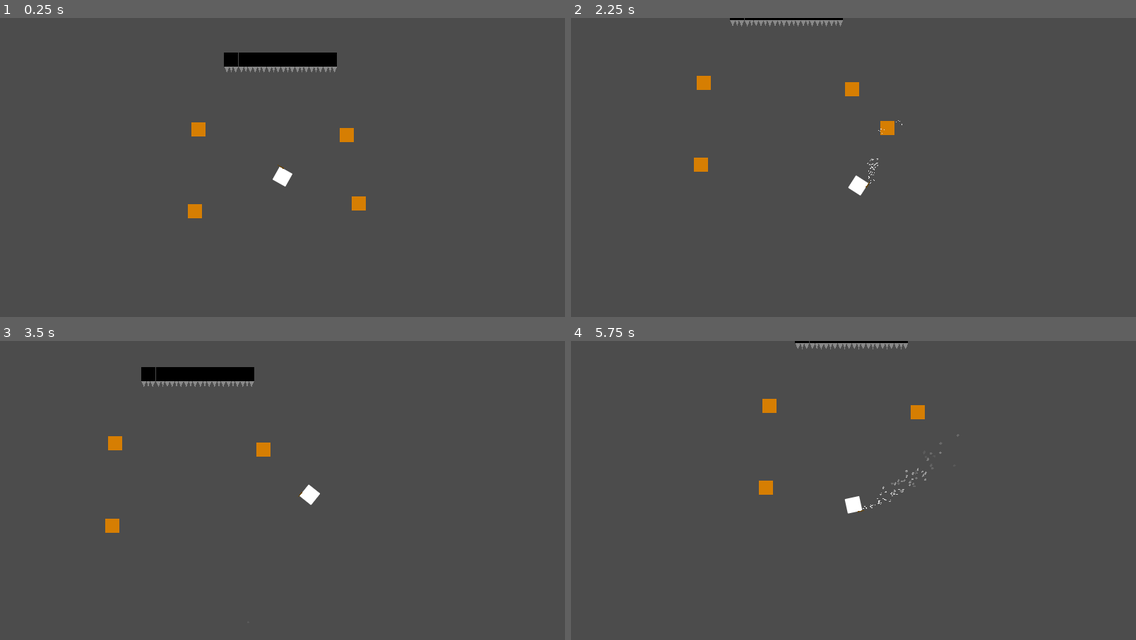
Above: before the commit, frames 1-4 (two rows, left to right).
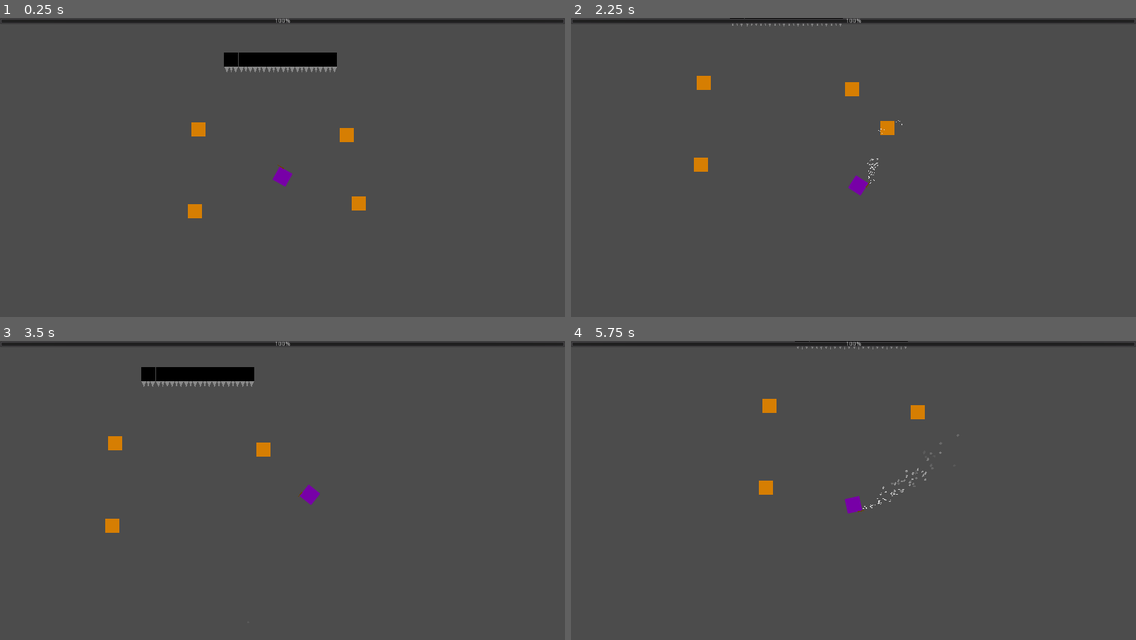
Above: after the commit, the same moments.

Repository: thx4nothing/LD51
Game: Godot game, scene res://Game.tscn
Two runs of this game, one before a commit and one after it. Both use one fixed random seed, a clock stepped at 60 frames per second and the inputs below.
Inputs (mouse positions are in pixels of both pictures, inside the frame that each line leads up to):
- Up to frame 1 (0.25 s): no input
- Up to frame 2 (2.25 s): tap Enter at 0.5 s; move the mouse to (977, 161) at 0.52 s; press the mouse at (977, 161) at 0.53 s; hold D (move_right) 0.53-1.28 s; move the mouse to (740, 191) at 1.27 s; release the mouse at (740, 191) at 1.28 s; hold S (move_down) 1.28-2.03 s; click (740, 191) at 1.35 s; move the mouse to (910, 107) at 2.02 s; press the mouse at (910, 107) at 2.03 s; hold D (move_right) from 2.03 s (still down)
- Up to frame 3 (3.5 s): move the mouse to (254, 562) at 2.77 s; release D (move_right) at 2.78 s; release the mouse at (254, 562) at 2.78 s; hold W (move_up) from 2.78 s (still down); click (254, 562) at 2.85 s
- Up to frame 4 (5.75 s): move the mouse to (1023, 547) at 3.52 s; release W (move_up) at 3.53 s; press the mouse at (1023, 547) at 3.53 s; hold A (move_left) 3.53-5.03 s; move the mouse to (684, 451) at 4.27 s; release the mouse at (684, 451) at 4.28 s; click (684, 451) at 4.35 s; move the mouse to (881, 499) at 5.02 s; press the mouse at (881, 499) at 5.03 s; hold S (move_down) from 5.03 s (still down)

The runs differ from the first frame. In frame 1, 1.3% of the frame differs, in the area x 0-100%, y 0-57%; in frame 2, 1.4%; in frame 3, 1.3%; in frame 4, 1.4%, in the area x 0-100%, y 0-58%.

Commit message:
player health ui and player death

Diff:
--- a/Game.tscn
+++ b/Game.tscn
@@ -1,15 +1,20 @@
-[gd_scene load_steps=7 format=2]
+[gd_scene load_steps=10 format=2]
 
-[ext_resource path="res://characters/player_camera.gd" type="Script" id=1]
-[ext_resource path="res://characters/Player.tscn" type="PackedScene" id=2]
+[ext_resource path="res://characters/player/camera.gd" type="Script" id=1]
+[ext_resource path="res://characters/player/Player.tscn" type="PackedScene" id=2]
 [ext_resource path="res://objects/Crate.tscn" type="PackedScene" id=3]
 [ext_resource path="res://world.gd" type="Script" id=4]
 [ext_resource path="res://objects/SpikeWall.tscn" type="PackedScene" id=5]
+[ext_resource path="res://ui/player_health.gd" type="Script" id=6]
+[ext_resource path="res://characters/player/health.tres" type="Resource" id=7]
 
 [sub_resource type="NavigationPolygon" id=1]
 vertices = PoolVector2Array( -1298, 807, -993, -814, 1115, -827, 1406, 814 )
 polygons = [ PoolIntArray( 0, 1, 2, 3 ) ]
 outlines = [ PoolVector2Array( -1298, 807, -993, -814, 1115, -827, 1406, 814 ) ]
+
+[sub_resource type="Environment" id=2]
+background_mode = 4
 
 [node name="Game" type="Node"]
 
@@ -78,3 +83,23 @@
 
 [node name="SpikeWall8" parent="World/Spikes" instance=ExtResource( 5 )]
 position = Vector2( 108, -266 )
+
+[node name="WorldEnvironment" type="WorldEnvironment" parent="."]
+environment = SubResource( 2 )
+
+[node name="CanvasLayer" type="CanvasLayer" parent="."]
+
+[node name="GUI" type="Control" parent="CanvasLayer"]
+anchor_right = 1.0
+anchor_bottom = 1.0
+
+[node name="VBoxContainer" type="VBoxContainer" parent="CanvasLayer/GUI"]
+anchor_right = 1.0
+margin_bottom = 14.0
+
+[node name="ProgressBar" type="ProgressBar" parent="CanvasLayer/GUI/VBoxContainer"]
+margin_right = 1280.0
+margin_bottom = 14.0
+size_flags_horizontal = 3
+script = ExtResource( 6 )
+player_health = ExtResource( 7 )
--- a/characters/Player.tscn
+++ /dev/null
@@ -1,77 +0,0 @@
-[gd_scene load_steps=7 format=2]
-
-[ext_resource path="res://characters/player.gd" type="Script" id=1]
-
-[sub_resource type="Gradient" id=1]
-colors = PoolColorArray( 1, 1, 1, 1, 0.355469, 0.355469, 0.355469, 0.788235 )
-
-[sub_resource type="GradientTexture" id=2]
-gradient = SubResource( 1 )
-
-[sub_resource type="Curve" id=3]
-min_value = 0.5
-max_value = 2.0
-_data = [ Vector2( 0, 0.5 ), 0.0, 0.0, 0, 0, Vector2( 0.994382, 1.97784 ), 0.0, 0.0, 0, 0 ]
-
-[sub_resource type="CurveTexture" id=4]
-curve = SubResource( 3 )
-
-[sub_resource type="ParticlesMaterial" id=5]
-lifetime_randomness = 0.6
-trail_divisor = 10
-emission_shape = 5
-emission_ring_radius = 8.29
-emission_ring_inner_radius = 0.53
-emission_ring_height = 6.12
-emission_ring_axis = Vector3( 0, 0, 1 )
-flag_disable_z = true
-spread = 11.14
-flatness = 0.25
-gravity = Vector3( 0, 0, 0 )
-initial_velocity = 84.08
-initial_velocity_random = 0.3
-angular_velocity = 142.57
-angular_velocity_random = 0.45
-orbit_velocity = 0.0
-orbit_velocity_random = 0.0
-angle = 30.4
-angle_random = 0.81
-scale = 2.0
-scale_curve = SubResource( 4 )
-color_ramp = SubResource( 2 )
-
-[node name="Player" type="KinematicBody2D"]
-collision_mask = 54
-script = ExtResource( 1 )
-
-[node name="CollisionBody" type="CollisionPolygon2D" parent="."]
-position = Vector2( -0.200001, -0.200001 )
-scale = Vector2( 1.00781, 1.00781 )
-polygon = PoolVector2Array( -16, -16, 16, -16, 16, 16, -16, 16 )
-
-[node name="LevitateRay" type="RayCast2D" parent="."]
-rotation = -1.5708
-enabled = true
-cast_to = Vector2( 0, 300 )
-collision_mask = 2
-
-[node name="Body" type="Polygon2D" parent="."]
-antialiased = true
-polygon = PoolVector2Array( 16, -16, -16, -16, -16, 16, 16, 16 )
-
-[node name="Wand" type="Polygon2D" parent="Body"]
-position = Vector2( 6, -3 )
-color = Color( 0.415686, 0.270588, 0, 1 )
-polygon = PoolVector2Array( 0, 19, 0, 22, 16, 21, 16, 20 )
-
-[node name="ShootPoint" type="Position2D" parent="Body/Wand"]
-position = Vector2( 16, 20 )
-
-[node name="LevitateParticles" type="Particles2D" parent="Body/Wand"]
-position = Vector2( 16, 20 )
-emitting = false
-amount = 1000
-lifetime = 3.0
-speed_scale = 5.11
-local_coords = false
-process_material = SubResource( 5 )
--- a/characters/enemies/bat.gd
+++ b/characters/enemies/bat.gd
@@ -18,6 +18,7 @@
 
 var max_health: float = 100.0
 var current_health: float = max_health
+export (float) var damage: float = 10.0
 
 func _ready() -> void:
 	if player:
@@ -41,6 +42,8 @@
 		if collision.collider is RigidBody2D:
 			#print("Collided with: ", collision.collider.name)
 			collision.collider.apply_central_impulse(-collision.normal * velocity.length() * push_factor)
+		if collision.collider == player:
+			player.hurt(damage)
 
 func impact(impulse: Vector2) -> void:
 	velocity += impulse
--- a/characters/fire_ball.gd
+++ b/characters/fire_ball.gd
@@ -2,7 +2,7 @@
 class_name FireBall
 
 export (float) var damage = 20.0
-export (float) var lifetime = 2
+export (float) var lifetime = 2.0
 export (float) var max_bounces: int = 1
 var bounces: int = 0
 var bounced: bool = false
@@ -14,7 +14,7 @@
 	pass # Replace with function body.
 
 
-func _process(delta: float) -> void:
+func _process(_delta: float) -> void:
 	pass
 
 
--- /dev/null
+++ b/characters/player/Player.tscn
@@ -0,0 +1,161 @@
+[gd_scene load_steps=14 format=2]
+
+[ext_resource path="res://characters/player/player.gd" type="Script" id=1]
+[ext_resource path="res://characters/player/health.tres" type="Resource" id=2]
+[ext_resource path="res://characters/BloodParticles.tscn" type="PackedScene" id=3]
+
+[sub_resource type="Shader" id=6]
+code = "shader_type canvas_item;
+
+uniform bool active = false;
+
+void fragment(){
+	vec4 prevColor = COLOR;
+	if (active) COLOR = vec4(1.0, 1.0, 1.0, prevColor.a);
+	else COLOR = prevColor;
+}"
+
+[sub_resource type="ShaderMaterial" id=7]
+shader = SubResource( 6 )
+shader_param/active = false
+
+[sub_resource type="Gradient" id=1]
+colors = PoolColorArray( 1, 1, 1, 1, 0.355469, 0.355469, 0.355469, 0.788235 )
+
+[sub_resource type="GradientTexture" id=2]
+gradient = SubResource( 1 )
+
+[sub_resource type="Curve" id=3]
+min_value = 0.5
+max_value = 2.0
+_data = [ Vector2( 0, 0.5 ), 0.0, 0.0, 0, 0, Vector2( 0.994382, 1.97784 ), 0.0, 0.0, 0, 0 ]
+
+[sub_resource type="CurveTexture" id=4]
+curve = SubResource( 3 )
+
+[sub_resource type="ParticlesMaterial" id=5]
+lifetime_randomness = 0.6
+trail_divisor = 10
+emission_shape = 5
+emission_ring_radius = 8.29
+emission_ring_inner_radius = 0.53
+emission_ring_height = 6.12
+emission_ring_axis = Vector3( 0, 0, 1 )
+flag_disable_z = true
+spread = 11.14
+flatness = 0.25
+gravity = Vector3( 0, 0, 0 )
+initial_velocity = 84.08
+initial_velocity_random = 0.3
+angular_velocity = 142.57
+angular_velocity_random = 0.45
+orbit_velocity = 0.0
+orbit_velocity_random = 0.0
+angle = 30.4
+angle_random = 0.81
+scale = 2.0
+scale_curve = SubResource( 4 )
+color_ramp = SubResource( 2 )
+
+[sub_resource type="Animation" id=8]
+resource_name = "End"
+length = 0.1
+tracks/0/type = "value"
+tracks/0/path = NodePath("Body:material:shader_param/active")
+tracks/0/interp = 1
+tracks/0/loop_wrap = true
+tracks/0/imported = false
+tracks/0/enabled = true
+tracks/0/keys = {
+"times": PoolRealArray( 0 ),
+"transitions": PoolRealArray( 1 ),
+"update": 1,
+"values": [ false ]
+}
+
+[sub_resource type="Animation" id=10]
+length = 0.001
+tracks/0/type = "value"
+tracks/0/path = NodePath("Body:material:shader_param/active")
+tracks/0/interp = 1
+tracks/0/loop_wrap = true
+tracks/0/imported = false
+tracks/0/enabled = true
+tracks/0/keys = {
+"times": PoolRealArray( 0 ),
+"transitions": PoolRealArray( 1 ),
+"update": 0,
+"values": [ false ]
+}
+
+[sub_resource type="Animation" id=9]
+resource_name = "Start"
+length = 0.2
+loop = true
+tracks/0/type = "value"
+tracks/0/path = NodePath("Body:material:shader_param/active")
+tracks/0/interp = 1
+tracks/0/loop_wrap = true
+tracks/0/imported = false
+tracks/0/enabled = true
+tracks/0/keys = {
+"times": PoolRealArray( 0, 0.1 ),
+"transitions": PoolRealArray( 1, 1 ),
+"update": 1,
+"values": [ true, false ]
+}
+
+[node name="Player" type="KinematicBody2D"]
+collision_mask = 54
+script = ExtResource( 1 )
+health = ExtResource( 2 )
+
+[node name="CollisionBody" type="CollisionPolygon2D" parent="."]
+position = Vector2( -0.200001, -0.200001 )
+scale = Vector2( 1.00781, 1.00781 )
+polygon = PoolVector2Array( -16, -16, 16, -16, 16, 16, -16, 16 )
+
+[node name="LevitateRay" type="RayCast2D" parent="."]
+rotation = -1.5708
+enabled = true
+cast_to = Vector2( 0, 300 )
+collision_mask = 2
+
+[node name="Body" type="Polygon2D" parent="."]
+material = SubResource( 7 )
+color = Color( 0.470588, 0, 0.658824, 1 )
+antialiased = true
+polygon = PoolVector2Array( 16, -16, -16, -16, -16, 16, 16, 16 )
+
+[node name="Wand" type="Polygon2D" parent="Body"]
+position = Vector2( 6, -3 )
+color = Color( 0.415686, 0.270588, 0, 1 )
+polygon = PoolVector2Array( 0, 19, 0, 22, 16, 21, 16, 20 )
+
+[node name="ShootPoint" type="Position2D" parent="Body/Wand"]
+position = Vector2( 16, 20 )
+
+[node name="LevitateParticles" type="Particles2D" parent="Body/Wand"]
+position = Vector2( 16, 20 )
+emitting = false
+amount = 1000
+lifetime = 3.0
+speed_scale = 5.11
+local_coords = false
+process_material = SubResource( 5 )
+
+[node name="BlinkingPlayer" type="AnimationPlayer" parent="."]
+autoplay = "RESET"
+anims/End = SubResource( 8 )
+anims/RESET = SubResource( 10 )
+anims/Start = SubResource( 9 )
+
+[node name="BlinkTimer" type="Timer" parent="."]
+wait_time = 0.5
+one_shot = true
+
+[node name="BloodParticles" parent="." instance=ExtResource( 3 )]
+emitting = false
+one_shot = true
+
+[connection signal="timeout" from="BlinkTimer" to="." method="_on_BlinkTimer_timeout"]
--- /dev/null
+++ b/characters/player/health.gd
@@ -0,0 +1,18 @@
+extends Resource
+class_name PlayerHealth
+
+export var max_health: float = 100.0
+var current_health: float = max_health
+
+signal health_changed
+
+func reset():
+	current_health = max_health
+
+func take_damage(amount):
+	current_health = max(0, current_health - amount)
+	emit_signal("health_changed", current_health)
+
+func heal(amount):
+	current_health = min(max_health, current_health + amount)
+	emit_signal("health_changed", current_health)
--- /dev/null
+++ b/characters/player/health.tres
@@ -0,0 +1,7 @@
+[gd_resource type="Resource" load_steps=2 format=2]
+
+[ext_resource path="res://characters/player/health.gd" type="Script" id=1]
+
+[resource]
+script = ExtResource( 1 )
+max_health = 100.0
--- a/characters/player.gd
+++ b/characters/player/player.gd
@@ -13,6 +13,7 @@
 export var shoot_cooldown: float = 0.5
 var shoot_timer: float = 0.0
 
+
 enum FireMode {
 	FireBall,
 	Levitate
@@ -24,13 +25,27 @@
 
 var selected_create: Crate
 
-signal died
+export (Resource) var health
+signal died(score)
+
+var score: int = 0
+
+onready var camera: PlayerCamera = get_tree().get_nodes_in_group("camera")[0] as PlayerCamera
+
+onready var blinkAnimPlayer: AnimationPlayer = $BlinkingPlayer as AnimationPlayer
+onready var blink_timer: Timer = $BlinkTimer as Timer
+onready var blood_particles: Particles2D = $BloodParticles as Particles2D
+
+var invincible: bool = false
+var dead: bool = false
 
 func _ready() -> void:
-	pass # Replace with function body.
+	health.reset()
+	health.connect("health_changed", self, "_health_changed")
 
 
 func _process(delta: float) -> void:
+	if dead: return
 	if Input.is_action_just_pressed("debug_change_mode"):
 		current_fire_mode += 1
 		if current_fire_mode > FireMode.size() - 1:
@@ -57,6 +72,7 @@
 					selected_create = null
 
 func _physics_process(delta: float) -> void:
+	if dead: return
 	var direction: = Vector2(Input.get_axis("move_left", "move_right"), Input.get_axis("move_up", "move_down")).normalized()
 	var _move_vector: Vector2 = _acceleration * direction * delta
 	_velocity = move_and_slide(_move_vector)
@@ -75,3 +91,26 @@
 	var direction: = Vector2(cos(angle), sin(angle))
 	bullet.apply_central_impulse(direction * 1000)
 	get_parent().add_child(bullet)
+
+func hurt(amount) -> void:
+	if !invincible and not dead:
+		invincible = true
+		camera.shake(0.2, 250, amount)
+		blinkAnimPlayer.play("Start")
+		blink_timer.start()
+		blood_particles.emitting = true
+		blood_particles.one_shot = true
+		health.take_damage(amount)
+
+func _health_changed(value) -> void:
+	if value <= 0 and not dead:
+		emit_signal("died", score)
+		dead = true
+		blood_particles.one_shot = false
+		blood_particles.emitting = true
+		#blood_particles.set_deferred("emitting", true)
+	pass
+
+func _on_BlinkTimer_timeout() -> void:
+	blinkAnimPlayer.play("End")
+	invincible = false
--- a/project.godot
+++ b/project.godot
@@ -32,12 +32,17 @@
 "base": "KinematicBody2D",
 "class": "Player",
 "language": "GDScript",
-"path": "res://characters/player.gd"
+"path": "res://characters/player/player.gd"
 }, {
 "base": "Camera2D",
 "class": "PlayerCamera",
 "language": "GDScript",
-"path": "res://characters/player_camera.gd"
+"path": "res://characters/player/camera.gd"
+}, {
+"base": "Resource",
+"class": "PlayerHealth",
+"language": "GDScript",
+"path": "res://characters/player/health.gd"
 } ]
 _global_script_class_icons={
 "Bat": "",
@@ -45,7 +50,8 @@
 "FireBall": "",
 "GameWorld": "",
 "Player": "",
-"PlayerCamera": ""
+"PlayerCamera": "",
+"PlayerHealth": ""
 }
 
 [application]
--- /dev/null
+++ b/ui/player_health.gd
@@ -0,0 +1,12 @@
+extends ProgressBar
+
+export (Resource) var player_health
+
+func _ready():
+	if player_health:
+		player_health.connect("health_changed", self, "_on_player_health_changed")
+		value = player_health.max_health
+		print(player_health.max_health)
+
+func _on_player_health_changed(valuee):
+	value = float(valuee) / player_health.max_health * 100
--- a/world.gd
+++ b/world.gd
@@ -41,7 +41,8 @@
 func _on_day_timer_timeout() -> void:
 	pass
 
-func _player_died() -> void:
+func _player_died(score: int) -> void:
+	print(score)
 	pass
 
 func spawn_enemy() -> void:
Renamed: characters/player_camera.gd -> characters/player/camera.gd
